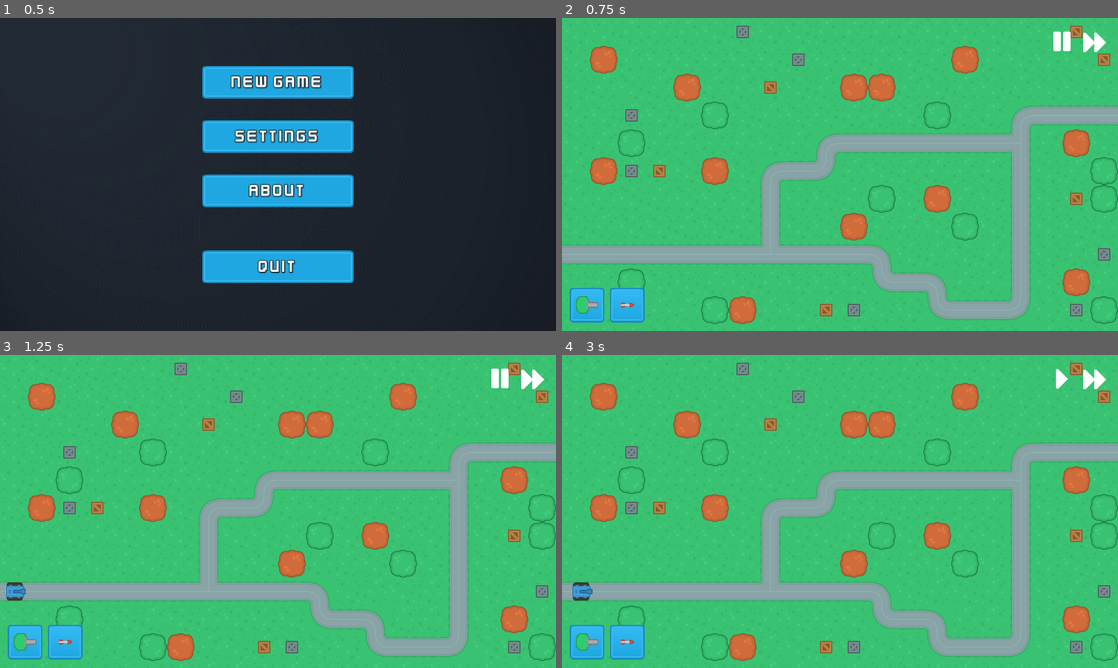
Above: before the commit, frames 1-4 (two rows, left to right).
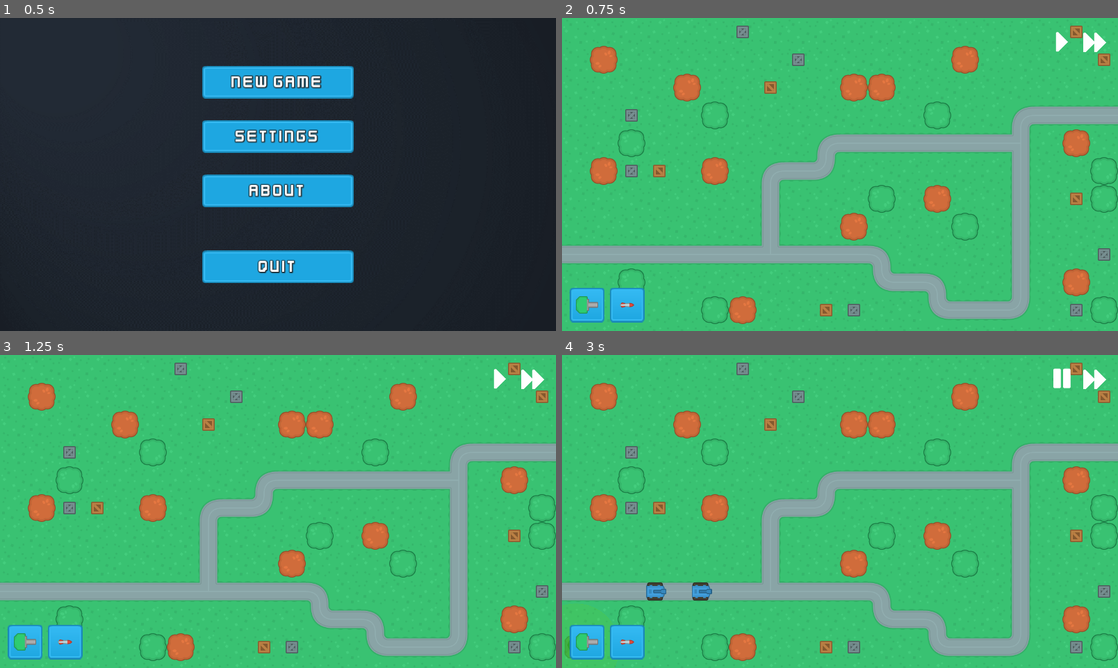
Above: after the commit, the same moments.

Repository: TenshinAkuma/Netfender
Game: Godot game, scene res://SceneHandler.tscn
Same seed, same stepped clock (60 frames per second), same inputs: the game is played once before the commit and once after it.
Inputs (mouse positions are in pixels of both pictures, inside the frame that each line leads up to):
- Up to frame 1 (0.5 s): no input
- Up to frame 2 (0.75 s): click "New Game" at 0.5 s
- Up to frame 3 (1.25 s): no input
- Up to frame 4 (3 s): click (1062, 380) at 1.25 s; click (1095, 380) at 2.02 s; click (589, 642) at 2.77 s

Frame 1 is identical in both runs. In frame 2, 0.1% of the frame differs, in the area x 88-92%, y 4-11%; in frame 3, 0.3%; in frame 4, 0.8%, in the area x 0-92%, y 4-100%.

Commit message:
Implement fast forward feature

Diff:
--- a/Scenes/MainScenes/GameScene.gd
+++ b/Scenes/MainScenes/GameScene.gd
@@ -25,7 +25,6 @@
 		## This means that whenever a button in this group is pressed, the `initiate_build_mode` function will be called.
 		## Additionally, pass the button's name as an argument to the function, for identification purposes.
 		button.connect("pressed", self, "initiate_build_mode", [button.get_name()])
-	start_next_wave()
 
 func _process(delta):
 	if build_mode:
--- a/Scenes/MainScenes/GameScene.tscn
+++ b/Scenes/MainScenes/GameScene.tscn
@@ -87,8 +87,8 @@
 size_flags_horizontal = 4
 size_flags_vertical = 4
 toggle_mode = true
-texture_normal = ExtResource( 9 )
-texture_pressed = ExtResource( 7 )
+texture_normal = ExtResource( 7 )
+texture_pressed = ExtResource( 9 )
 expand = true
 
 [node name="SpeedUp" type="TextureButton" parent="UI/HUD/GameControls"]
@@ -103,3 +103,4 @@
 expand = true
 
 [connection signal="pressed" from="UI/HUD/GameControls/PausePlay" to="UI" method="_on_PausePlay_pressed"]
+[connection signal="pressed" from="UI/HUD/GameControls/SpeedUp" to="UI" method="_on_SpeedUp_pressed"]
--- a/Scenes/MainScenes/UI.gd
+++ b/Scenes/MainScenes/UI.gd
@@ -33,7 +33,21 @@
 ## Game control function
 ##
 func _on_PausePlay_pressed():
+
+	if get_parent().build_mode:
+		get_parent().cancel_build_mode()
+
 	if get_tree().is_paused():
 		get_tree().paused = false
+	elif get_parent().current_wave == 0:
+		get_parent().current_wave += 1
+		get_parent().start_next_wave()
 	else:
 		get_tree().paused = true
+
+
+func _on_SpeedUp_pressed():
+	if Engine.get_time_scale() == 2.0:
+		Engine.set_time_scale(1.0)
+	else:
+		Engine.set_time_scale(2.0)
